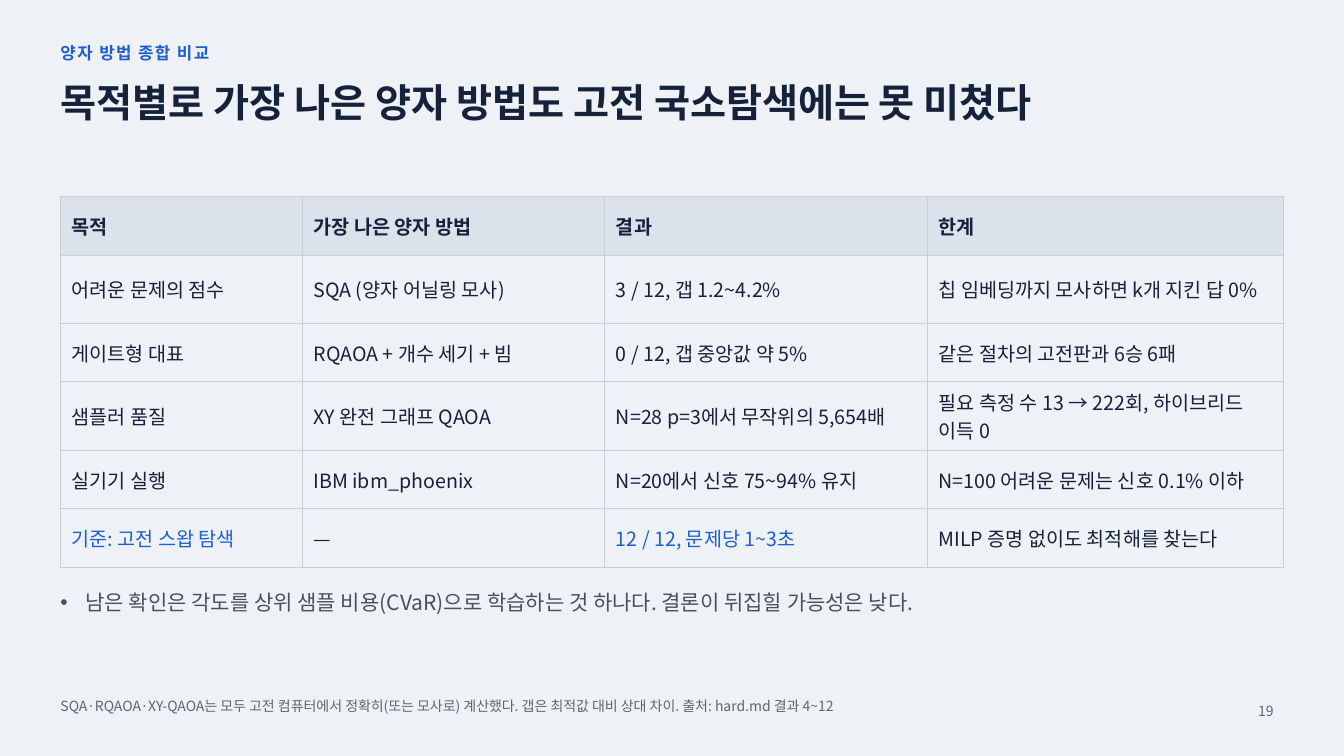
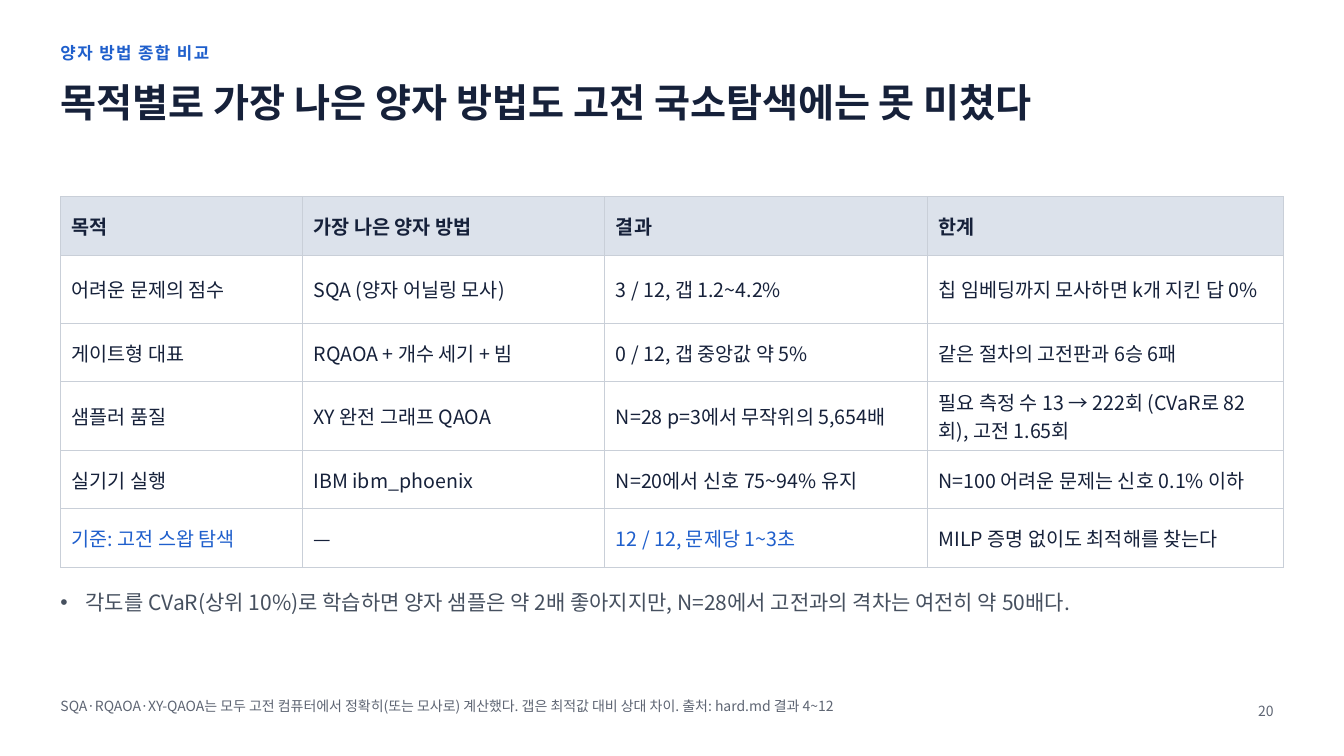
Before and after one commit to 202155570/norma-qaoa, a slide deck: slide 20 of docs/qaoa_research_report_2026-11-19.pptx (slide 19 before the commit). Drawn at 1344x756 pixels with LibreOffice and Linux fonts; fonts in the diff are those of the drawing. Boxes give left, top, right and bottom in pixels: in the first picture for what was removed or moved away, otherwise in the second. Text is boxed around its words. In the diff, an @@ line names an element or a change of style, - is before the commit and + after.

```diff
--- a/docs/qaoa_research_report_2026-11-19.pptx
+++ b/docs/qaoa_research_report_2026-11-19.pptx
@@ background #EEF1F5 to #FFFFFF @@
@@ table at box(60, 197, 1284, 554) @@
-row 4, column 4: 필요 측정 수 13 → 222회, 하이브리드 이득 0
+row 4, column 4: 필요 측정 수 13 → 222회 (CVaR로 82회), 고전 1.65회
@@ text at box(86, 592, 1070, 614): text changed @@
-• 남은 확인은 각도를 상위 샘플 비용(CVaR)으로 학습하는 것 하나다. 결론이 뒤집힐 가능성은 낮다.
+• 각도를 CVaR(상위 10%)로 학습하면 양자 샘플은 약 2배 좋아지지만, N=28에서 고전과의 격차는 여전히 약 50배다.
@@ page number at box(1258, 705, 1274, 716): text changed @@
-19
+20
```
Also in this commit, not shown: 7 other slides changed, 1 slide added, 8 other files.
